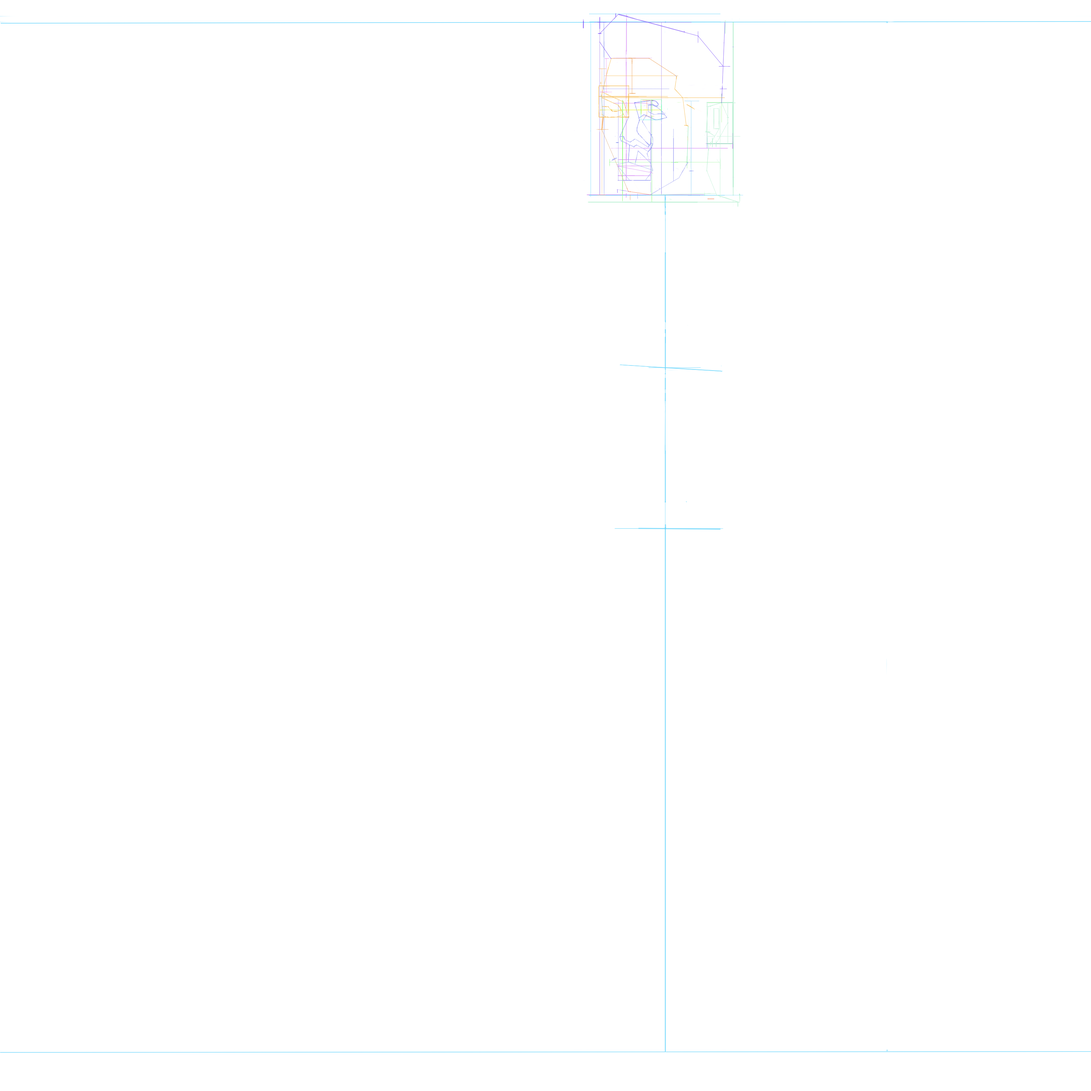
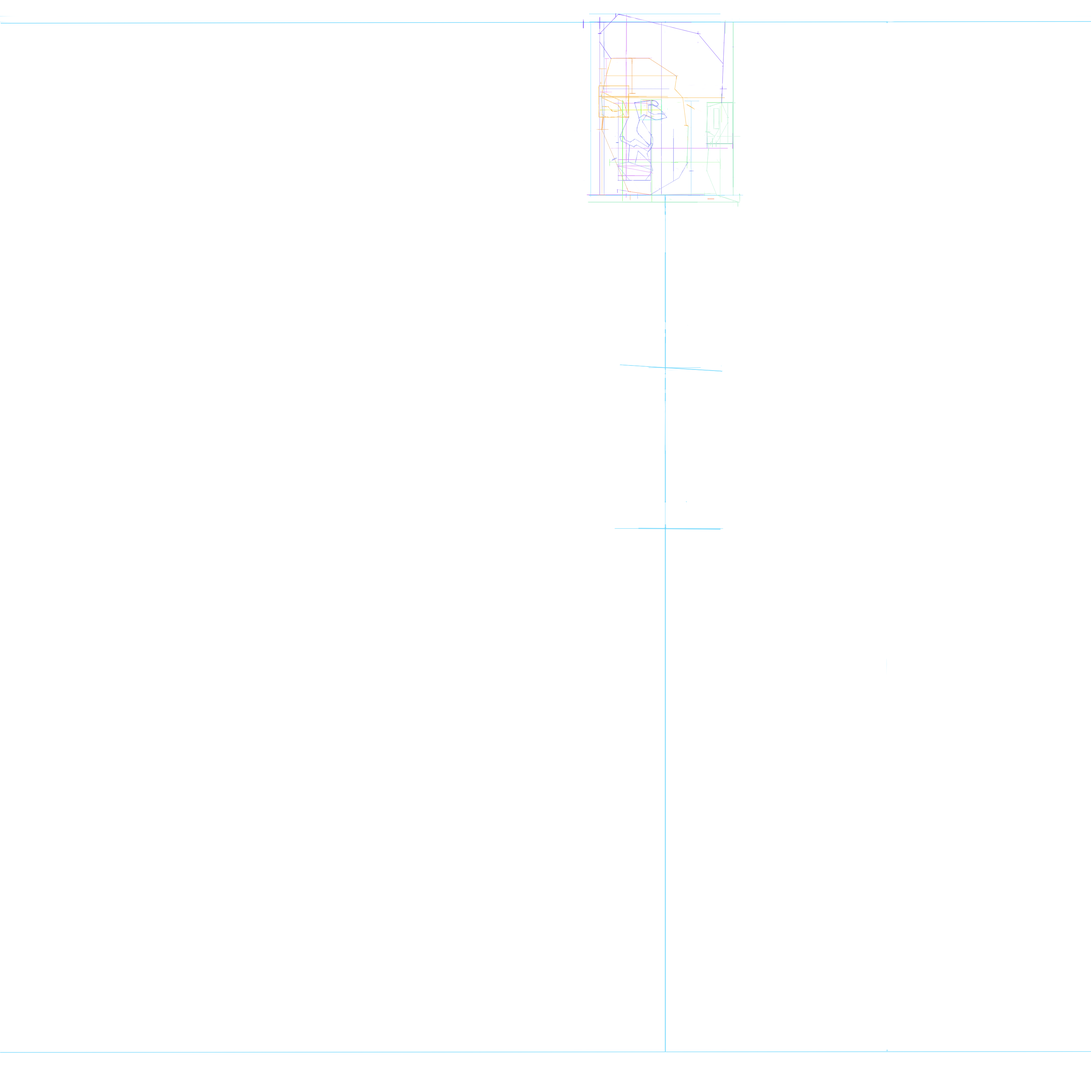
Before/after of a 1091x1091 layered artwork. What changed in the layer stack:
painted on "Layer 113" over [left=618, top=13, right=731, bottom=67]
